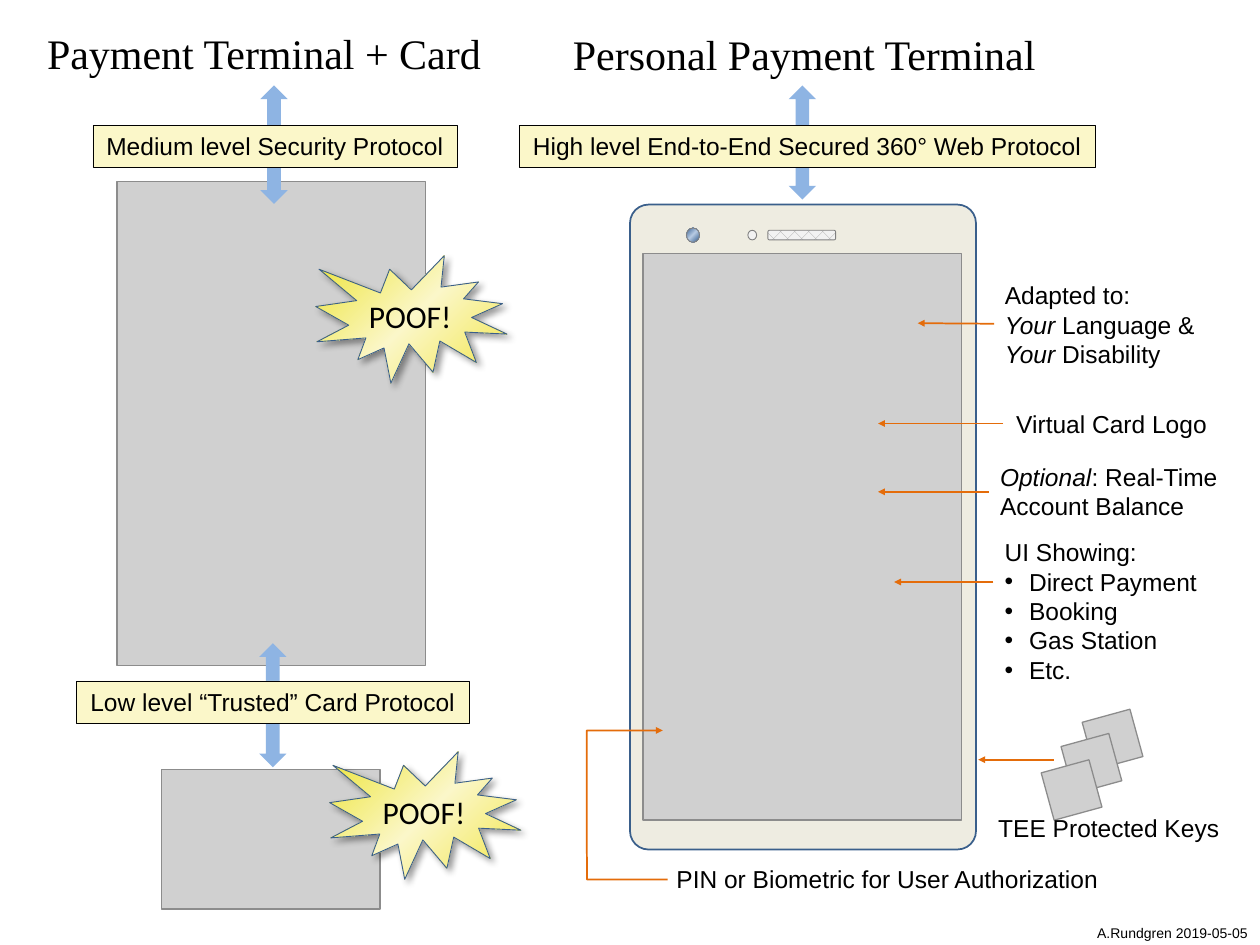
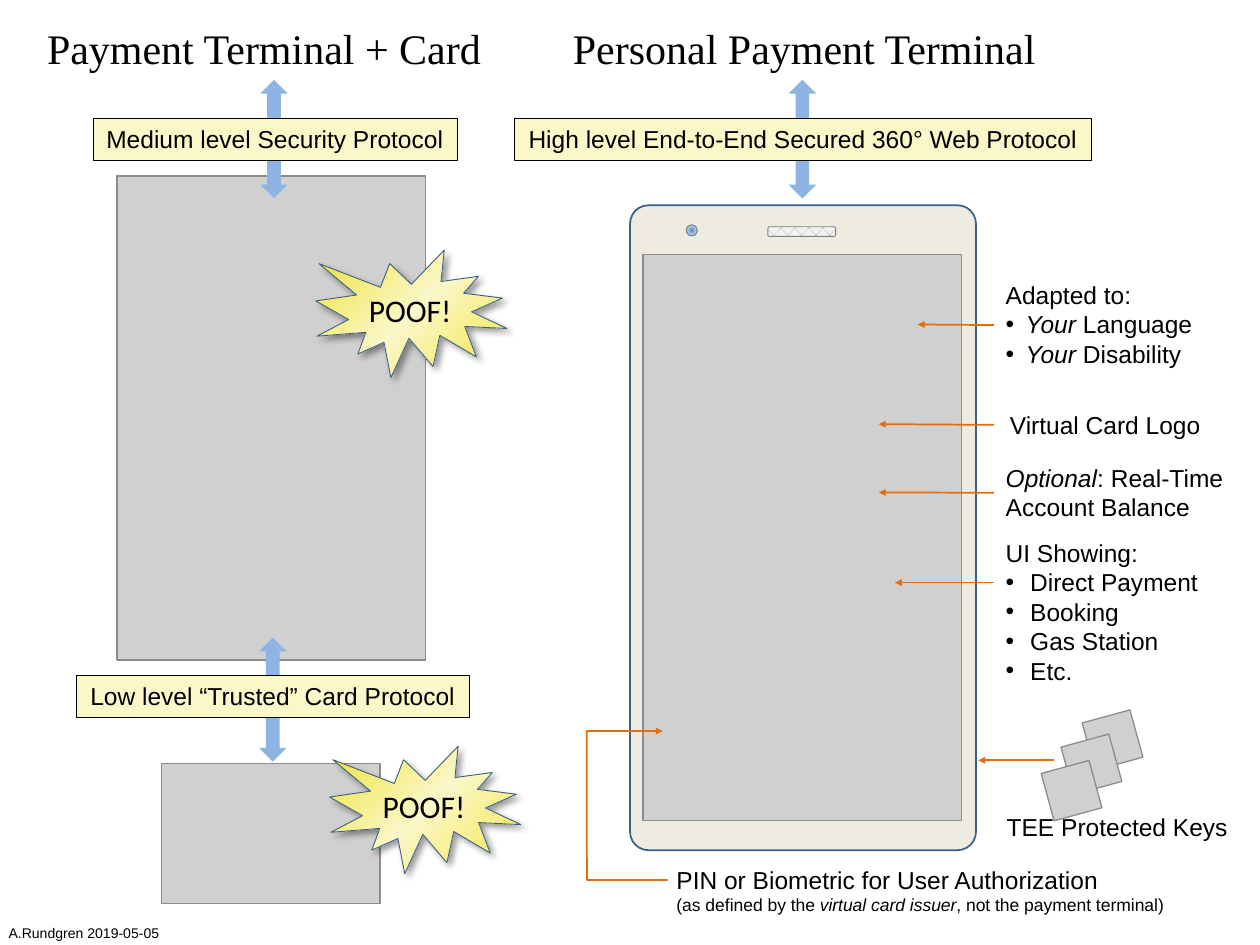
Before and after one commit to cyberphone/doc, a slide deck: slide 1 of saturn/personal-payment-terminal.pptx. Drawn at 1260x945 pixels with LibreOffice and Linux fonts; fonts in the diff are those of the drawing; grey boxes stand for pictures. Boxes give left, top, right and bottom in pixels: in the first picture for what was removed or moved away, otherwise in the second. Text is boxed around its words. In the diff, an @@ line names an element or a change of style, - is before the commit and + after.

Commit message:
PPT update

```diff
--- a/saturn/personal-payment-terminal.pptx
+++ b/saturn/personal-payment-terminal.pptx
@@ 2 pictures, 2 rectangles, 2 texts, 2 irregular seals, 2 up down arrows, 1 rounded rectangle moved together from (x1=47, y1=40, x2=1036, y2=910) to (x1=47, y1=35, x2=1036, y2=903) @@
@@ up down arrow resized from (x1=789, y1=86, x2=816, y2=200) to (x1=789, y1=79, x2=816, y2=198) @@
@@ rectangle "High level End-to-End Secured 360° ..." moved from (x1=519, y1=125, x2=1096, y2=168) to (x1=514, y1=118, x2=1091, y2=161) @@
@@ ellipse moved from (x1=687, y1=228, x2=699, y2=242) to (x1=687, y1=226, x2=698, y2=237) @@
@@ ellipse at (x1=687, y1=226, x2=698, y2=237): fill gradient #376092 to #B9CDE5 to gradient #558ED5 to #B9CDE5 @@
@@ ellipse removed at (x1=748, y1=231, x2=757, y2=241) @@
@@ text at (x1=1006, y1=286, x2=1192, y2=368): text changed @@
-Adapted to:
-Your Language &
-Your Disability
+Adapted to:
+• Your Language
+• Your Disability
@@ text "Virtual Card Logo" moved from (x1=1016, y1=415, x2=1207, y2=438) to (x1=1010, y1=416, x2=1201, y2=439) @@
@@ arrow moved from (1003, 423) - (878, 423) to (994, 425) - (878, 425) @@
@@ text "Optional: Real-Time Account Balance" moved from (x1=1000, y1=468, x2=1217, y2=516) to (x1=1006, y1=469, x2=1223, y2=517) @@
@@ arrow moved from (989, 491) - (878, 491) to (994, 493) - (878, 493) @@
@@ text "TEE Protected Keys" moved from (x1=998, y1=818, x2=1219, y2=842) to (x1=1007, y1=817, x2=1228, y2=841) @@
@@ text at (x1=676, y1=871, x2=1164, y2=915): text changed; size 14 to 10 pt @@
-PIN or Biometric for User Authorization
+PIN or Biometric for User Authorization
+(as defined by the virtual card issuer, not the payment terminal)
@@ text "A.Rundgren 2019-05-05" moved from (x1=1097, y1=928, x2=1248, y2=941) to (x1=9, y1=928, x2=159, y2=941) @@
@@ text "A.Rundgren 2019-05-05" at (x1=9, y1=928, x2=159, y2=941): alignment right to left @@
```
Also in this commit, not shown: 1 other file.
